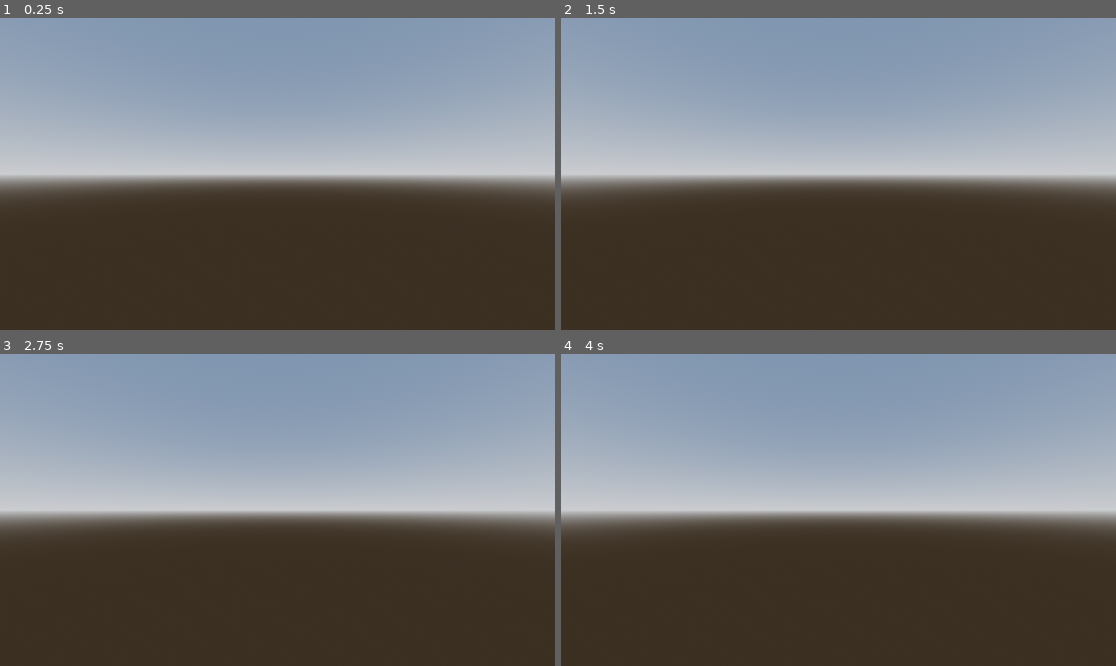
Above: before the commit, frames 1-4 (two rows, left to right).
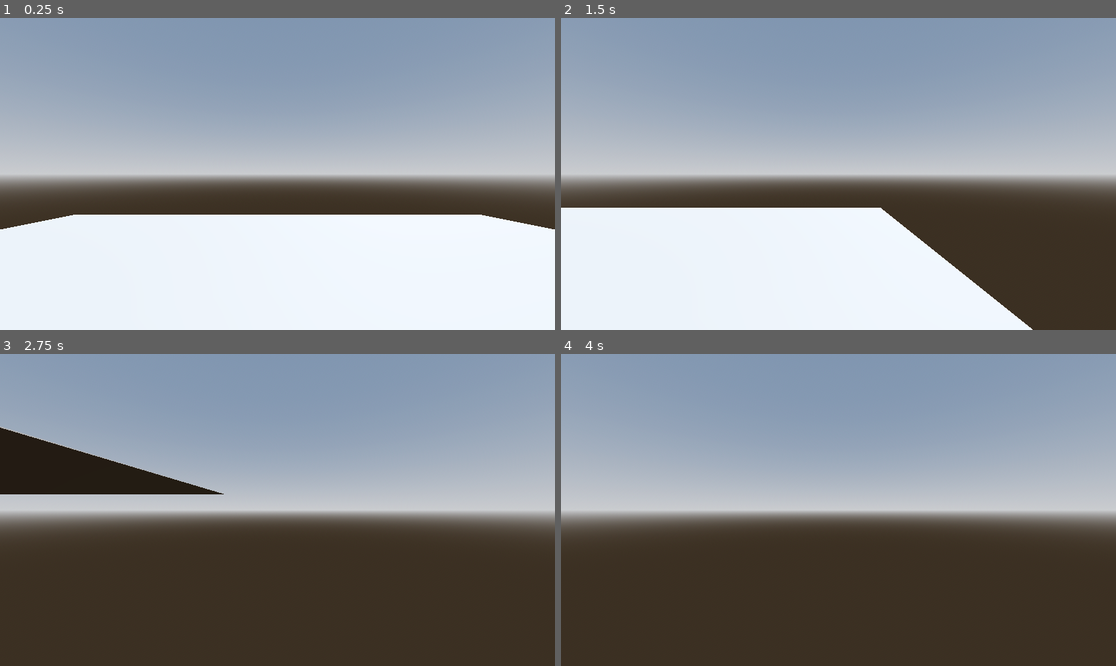
Above: after the commit, the same moments.

Repository: jackoubridge/godot-game
Game: Godot game, scene res://scenes/main.tscn
Same seed, same stepped clock (60 frames per second), same inputs: the game is played once before the commit and once after it. Before the commit the project starts from res://main.tscn.
Inputs:
- Up to frame 1 (0.25 s): no input
- Up to frame 2 (1.5 s): tap Enter (ui_accept) at 0.5, 0.6, 0.77, 1.07, 1.35 s; hold Right (ui_right) 0.53-1.28 s; hold Down (ui_down) from 1.28 s (still down)
- Up to frame 3 (2.75 s): tap Enter (ui_accept) at 1.52, 1.82, 2.1 s; release Down (ui_down) at 2.03 s; hold Right (ui_right) from 2.03 s (still down)
- Up to frame 4 (4 s): release Right (ui_right) at 2.78 s; hold Up (ui_up) 2.78-3.53 s; tap Enter (ui_accept) at 2.85, 3.02, 3.32, 3.5, 3.6, 3.77 s; hold Left (ui_left) from 3.53 s (still down)

The runs differ from the first frame. In frame 1, 36% of the frame differs, in the area x 0-100%, y 63-100%; in frame 2, 28%; in frame 3, 4.3%; in frame 4, nothing differs.

Commit message:
Added scenes and scripts dirs, player can move

Diff:
--- a/player.tscn
+++ /dev/null
@@ -1,5 +0,0 @@
-[gd_scene format=3 uid="uid://4ybx1aobfyvf"]
-
-[node name="player" type="Node3D" unique_id=614960279]
-
-[node name="Camera3D" type="Camera3D" parent="." unique_id=351196179]
--- a/project.godot
+++ b/project.godot
@@ -15,6 +15,11 @@
 config/features=PackedStringArray("4.6", "Forward Plus")
 config/icon="res://icon.svg"
 
+[display]
+
+window/size/viewport_width=1920
+window/size/viewport_height=1080
+
 [physics]
 
 3d/physics_engine="Jolt Physics"
--- a/main.tscn
+++ b/scenes/main.tscn
@@ -1,10 +1,11 @@
 [gd_scene format=3 uid="uid://hrbwkjju5huu"]
 
-[ext_resource type="PackedScene" uid="uid://i28lkepejepg" path="res://world.tscn" id="1_0xm2m"]
-[ext_resource type="PackedScene" uid="uid://4ybx1aobfyvf" path="res://player.tscn" id="2_h2yge"]
+[ext_resource type="PackedScene" uid="uid://i28lkepejepg" path="res://scenes/world.tscn" id="1_0xm2m"]
+[ext_resource type="PackedScene" uid="uid://4ybx1aobfyvf" path="res://scenes/player.tscn" id="2_h2yge"]
 
 [node name="main" type="Node" unique_id=1447119586]
 
 [node name="player" parent="." unique_id=614960279 instance=ExtResource("2_h2yge")]
+transform = Transform3D(1, 0, 0, 0, 1, 0, 0, 0, 1, 0, 1, 0)
 
 [node name="world" parent="." unique_id=1386826904 instance=ExtResource("1_0xm2m")]
--- /dev/null
+++ b/scenes/player.tscn
@@ -0,0 +1,20 @@
+[gd_scene format=3 uid="uid://4ybx1aobfyvf"]
+
+[ext_resource type="Script" uid="uid://cdpo8fmvemabl" path="res://scripts/player.gd" id="1_3vyb7"]
+
+[sub_resource type="CapsuleMesh" id="CapsuleMesh_sh265"]
+
+[sub_resource type="CapsuleShape3D" id="CapsuleShape3D_4flbx"]
+
+[node name="player" type="Node3D" unique_id=614960279]
+
+[node name="CharacterBody3D" type="CharacterBody3D" parent="." unique_id=346036422]
+script = ExtResource("1_3vyb7")
+
+[node name="MeshInstance3D" type="MeshInstance3D" parent="CharacterBody3D" unique_id=419662087]
+mesh = SubResource("CapsuleMesh_sh265")
+
+[node name="CollisionShape3D" type="CollisionShape3D" parent="CharacterBody3D" unique_id=1274269014]
+shape = SubResource("CapsuleShape3D_4flbx")
+
+[node name="Camera3D" type="Camera3D" parent="CharacterBody3D" unique_id=1061094695]
--- a/world.tscn
+++ b/scenes/world.tscn
@@ -13,7 +13,7 @@
 tonemap_mode = 2
 glow_enabled = true
 
-[sub_resource type="PlaneMesh" id="PlaneMesh_gv5m4"]
+[sub_resource type="BoxMesh" id="BoxMesh_e5uuo"]
 
 [node name="world" type="Node" unique_id=1386826904]
 
@@ -24,5 +24,7 @@
 transform = Transform3D(-0.8660254, -0.43301278, 0.25, 0, 0.49999997, 0.86602545, -0.50000006, 0.75, -0.43301266, 0, 0, 0)
 shadow_enabled = true
 
-[node name="MeshInstance3D" type="MeshInstance3D" parent="." unique_id=258793909]
-mesh = SubResource("PlaneMesh_gv5m4")
+[node name="CSGMesh3D" type="CSGMesh3D" parent="." unique_id=1933270471]
+transform = Transform3D(10, 0, 0, 0, 0.01, 0, 0, 0, 10, 0, 0, 0)
+use_collision = true
+mesh = SubResource("BoxMesh_e5uuo")
--- /dev/null
+++ b/scripts/player.gd
@@ -0,0 +1,28 @@
+extends CharacterBody3D
+
+
+const SPEED = 5.0
+const JUMP_VELOCITY = 4.5
+
+
+func _physics_process(delta: float) -> void:
+	# Add the gravity.
+	if not is_on_floor():
+		velocity += get_gravity() * delta
+
+	# Handle jump.
+	if Input.is_action_just_pressed("ui_accept") and is_on_floor():
+		velocity.y = JUMP_VELOCITY
+
+	# Get the input direction and handle the movement/deceleration.
+	# As good practice, you should replace UI actions with custom gameplay actions.
+	var input_dir := Input.get_vector("ui_left", "ui_right", "ui_up", "ui_down")
+	var direction := (transform.basis * Vector3(input_dir.x, 0, input_dir.y)).normalized()
+	if direction:
+		velocity.x = direction.x * SPEED
+		velocity.z = direction.z * SPEED
+	else:
+		velocity.x = move_toward(velocity.x, 0, SPEED)
+		velocity.z = move_toward(velocity.z, 0, SPEED)
+
+	move_and_slide()
Not shown, added: scripts/player.gd.uid
